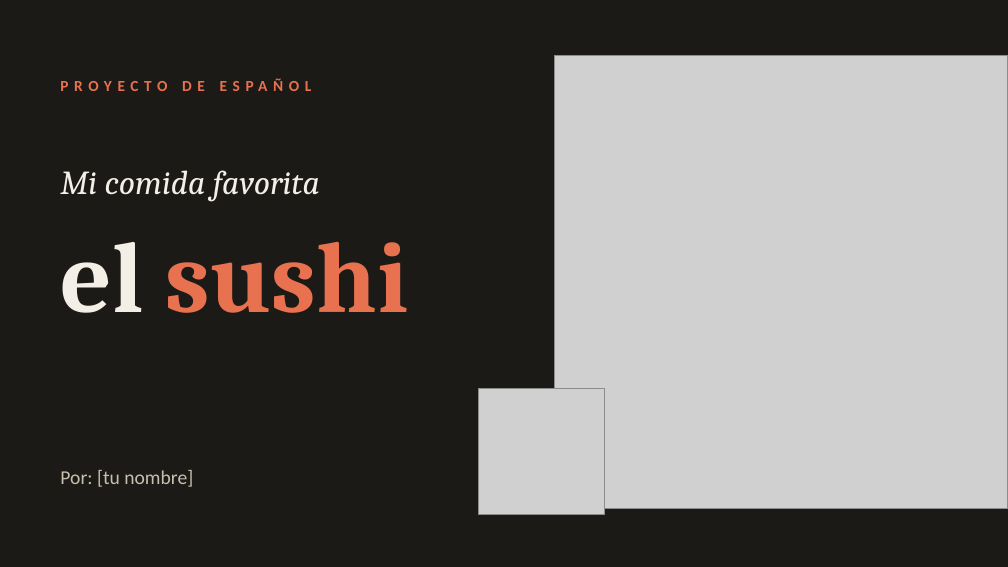
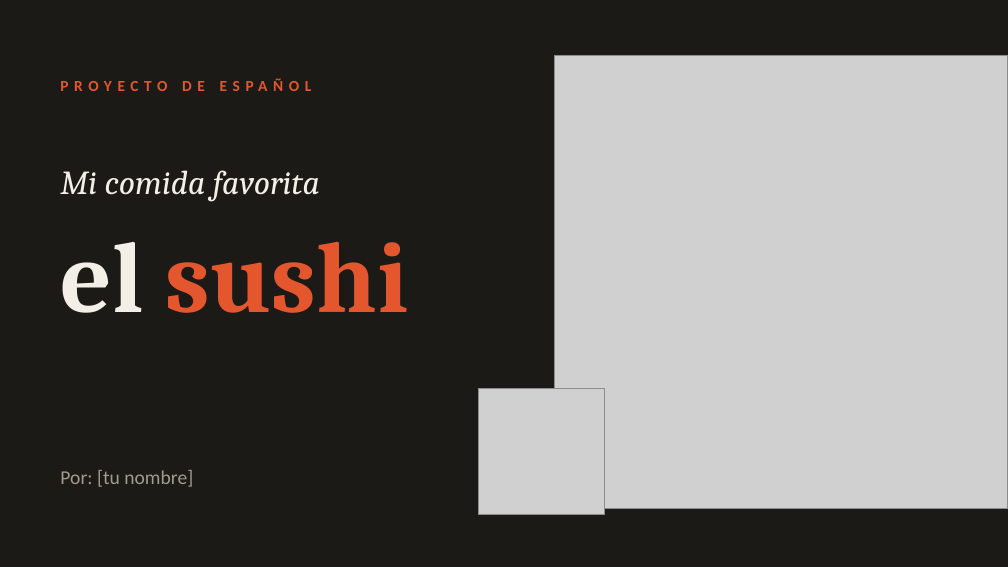
Before and after one commit to AlexTheRobota/Study-with-Alex-and-tati, a slide deck: slide 1 of El_Sushi_Proyecto_de_Espanol.pptx. Drawn at 1008x567 pixels with LibreOffice and Linux fonts; fonts in the diff are those of the drawing; grey boxes stand for pictures. Boxes give left, top, right and bottom in pixels: in the first picture for what was removed or moved away, otherwise in the second. Text is boxed around its words. In the diff, an @@ line names an element or a change of style, - is before the commit and + after.

```diff
--- a/El_Sushi_Proyecto_de_Espanol.pptx
+++ b/El_Sushi_Proyecto_de_Espanol.pptx
@@ text "PROYECTO DE ESPAÑOL" at (x1=60, y1=78, x2=312, y2=91): text colour #E8714F to #E4572E @@
@@ text "el sushi" at (x1=60, y1=242, x2=408, y2=313): text colour #E8714F to #E4572E in "sushi" @@
@@ text "Por: [tu nombre]" at (x1=60, y1=470, x2=193, y2=487): text colour #C9BFAE to #A39B8C @@
```
Also in this commit, not shown: 6 other slides changed.
